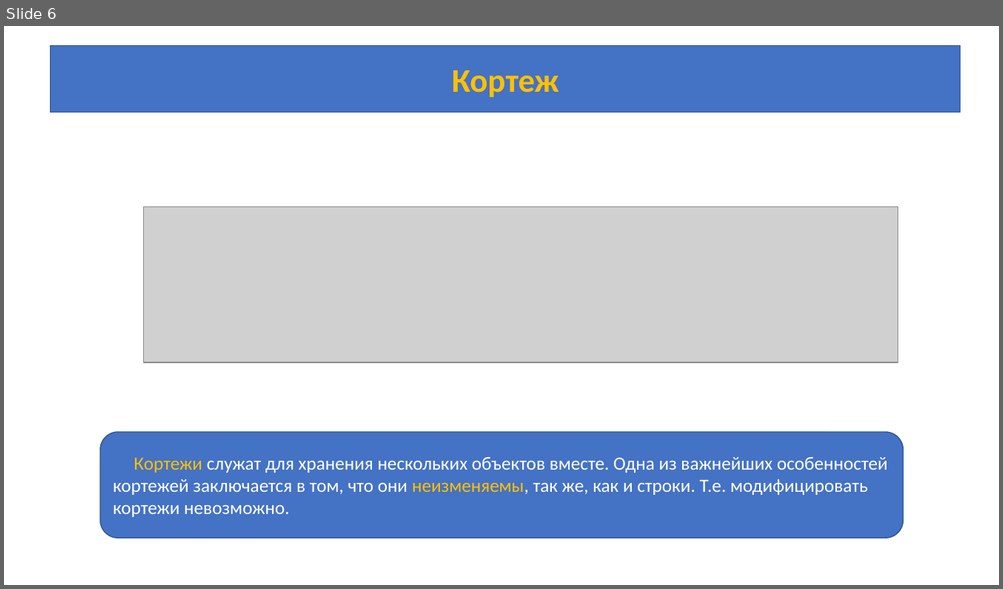
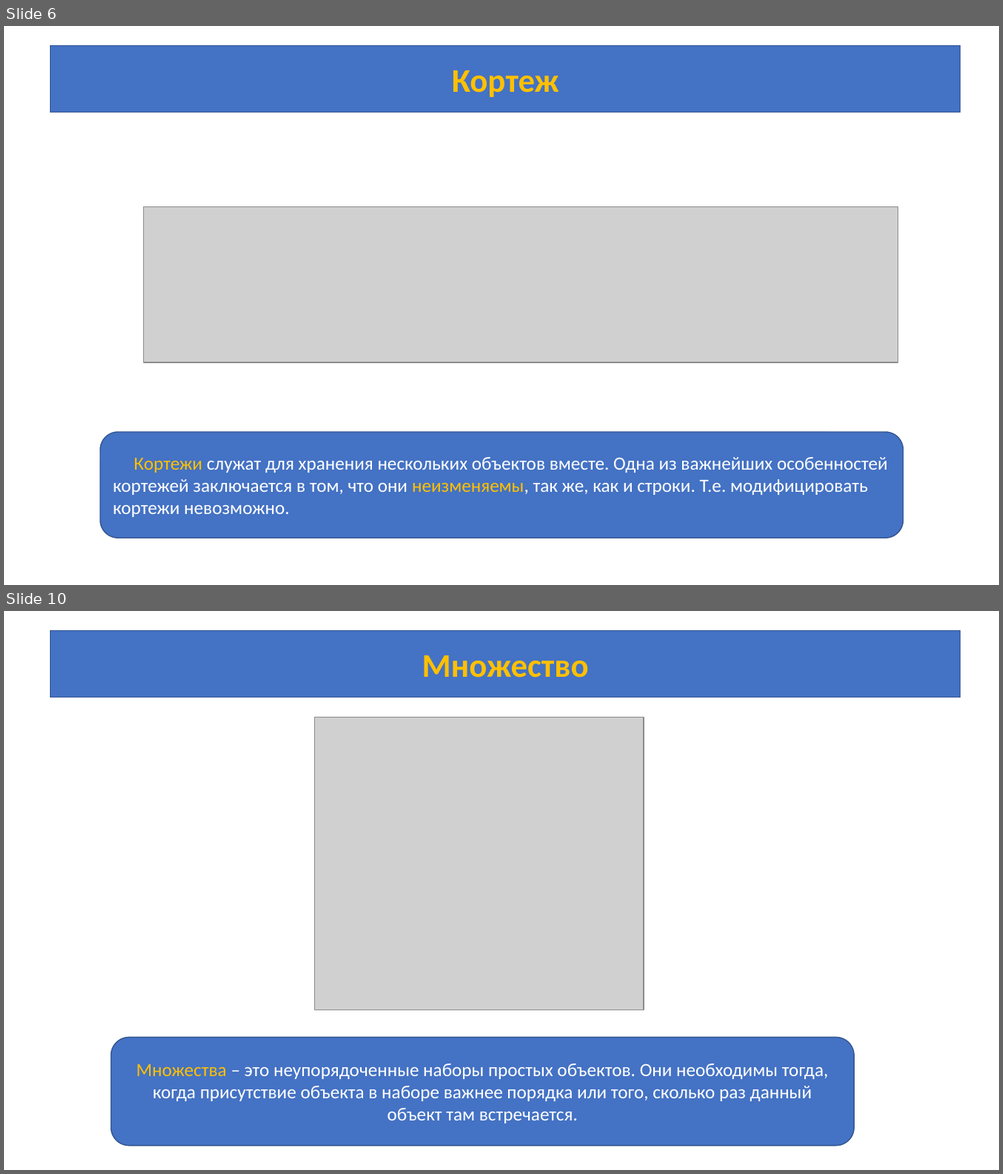
Before and after one commit to azamat7087/python-lessons, a slide deck: lesson 6/Lesson_6.pptx. Shown one above the other, each under a label of ours: slide 6 before the commit, slides 6 and 10 after it; the slides between them are not shown. The pictures are 1003x589 and 1003x1174 pixels, drawn with LibreOffice and Linux fonts; fonts in the diff are those of the drawing; grey boxes stand for pictures. Boxes give left, top, right and bottom in pixels: in the first picture for what was removed or moved away, otherwise in the second. Text is boxed around its words. In the diff, an @@ line names an element or a change of style, - is before the commit and + after.

```diff
--- a/lesson 6/Lesson_6.pptx
+++ b/lesson 6/Lesson_6.pptx
@@ slide 10 added at box(4, 611, 999, 1170), background #FFFFFF @@
@@ rectangle added at box(51, 631, 960, 698), fill #4472C4, outline #325491 1 pt, 32 pt, text #FFC000, bold @@
+Множество
@@ picture added at box(314, 717, 643, 1010) @@
@@ rounded rectangle added at box(111, 1038, 854, 1146), fill #4472C4, outline #325491 1 pt, 18 pt, text #FFFFFF @@
+Множества – это неупорядоченные наборы простых объектов. Они необходимы тогда, когда присутствие объекта в наборе важнее порядка или того, сколько раз данный объект там встречается.
```
Also in this commit, not shown: 1 slide changed, 4 other slides added, 1 slide removed.
